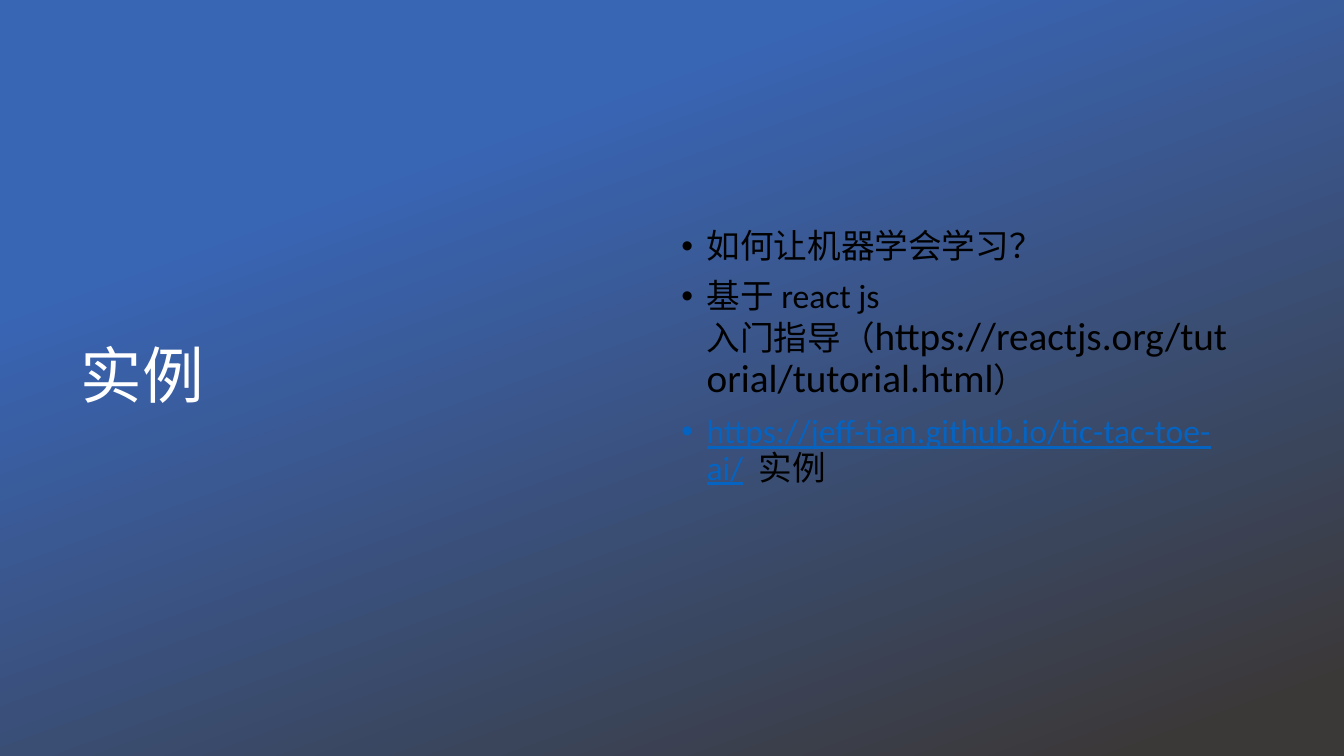
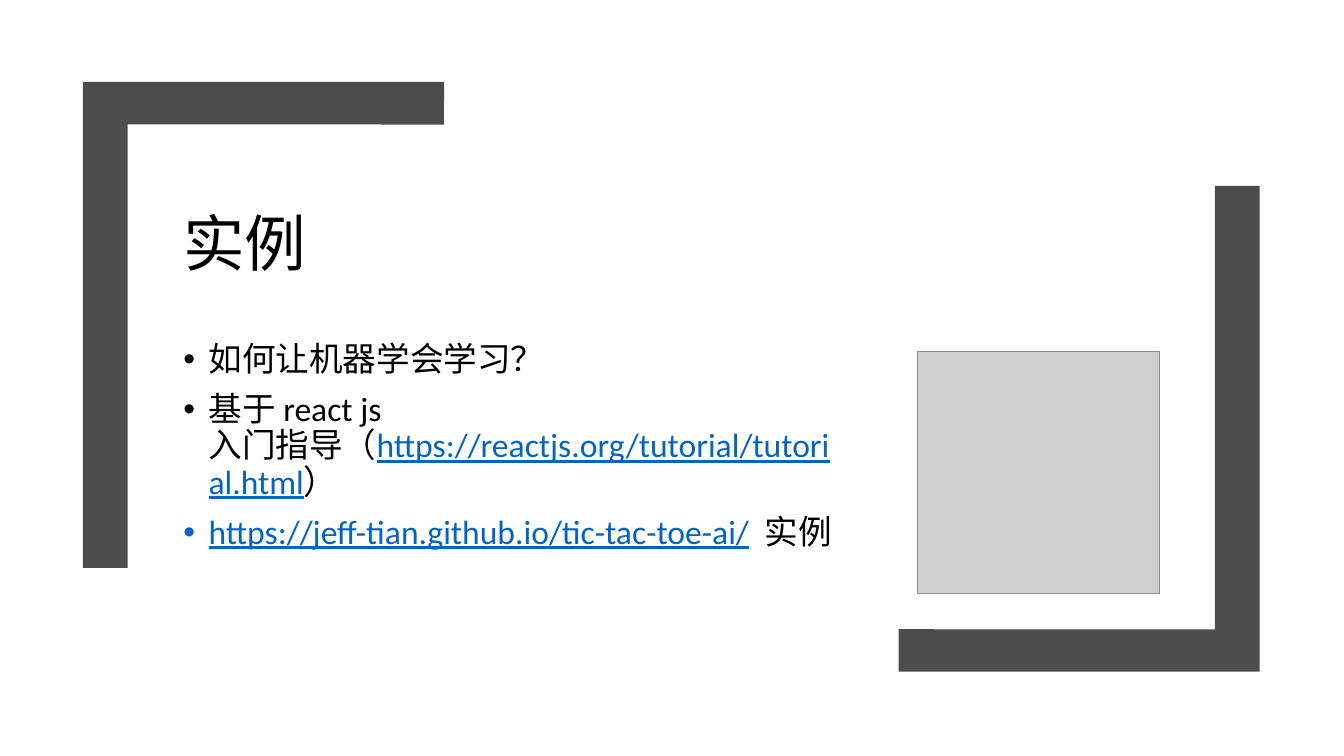
Before and after one commit to JeffTrain/tic-tac-toe, a slide deck: slide 3 of doc/机器学习入门.pptx. Drawn at 1344x756 pixels with LibreOffice and Linux fonts; fonts in the diff are those of the drawing; grey boxes stand for pictures; background and template pictures are left out. Boxes give left, top, right and bottom in pixels: in the first picture for what was removed or moved away, otherwise in the second. Text is boxed around its words. In the diff, an @@ line names an element or a change of style, - is before the commit and + after.

```diff
--- a/doc/机器学习入门.pptx
+++ b/doc/机器学习入门.pptx
@@ rectangle removed at (0,0,1344,756) @@
@@ freeform shape added at (83,82,444,568), fill #4C4C4C @@
@@ title "实例": place and size @@
-title "实例" at (81,346,204,403)
+title "实例" at (183,214,306,271)
@@ title "实例" at (183,214,306,271): text colour #FFFFFF to #000000 @@
@@ freeform shape added at (899,186,1260,671), fill #4C4C4C @@
@@ text "如何让机器学会学习？": place and size @@
-text "如何让机器学会学习？" at (707,229,1227,483)
+text "如何让机器学会学习？" at (209,342,831,550)
@@ text "如何让机器学会学习？" at (209,342,831,550): vertical alignment middle to top @@
@@ picture added at (919,352,1160,594) @@
@@ text at (209,392,830,499): size 28 to 24 pt, text colour #000000 to #0563C1, underline on in "入门指导（https://reactjs.org/tutorial/tutorial.html）" @@
```
Also in this commit, not shown: 1 other file.
